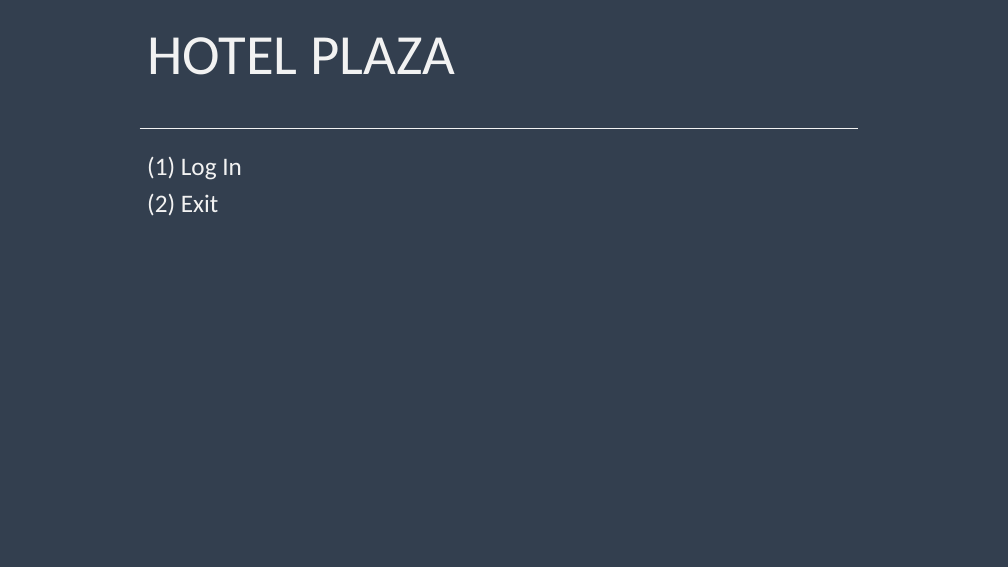
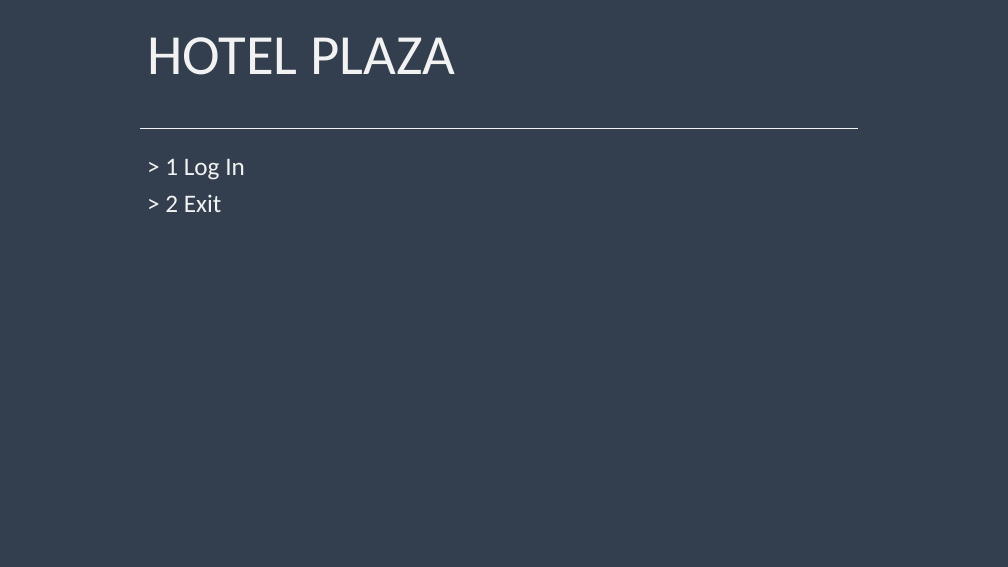
Before and after one commit to Kwandes/hOtEl-tHiNg-HoPe-It-Is-ThE-LaTeSt, a slide deck: slide 1 of Documentation/HP-CLI_example.pptx. Drawn at 1008x567 pixels with LibreOffice and Linux fonts; fonts in the diff are those of the drawing. Boxes give left, top, right and bottom in pixels: in the first picture for what was removed or moved away, otherwise in the second. Text is boxed around its words. In the diff, an @@ line names an element or a change of style, - is before the commit and + after.

```diff
--- a/Documentation/HP-CLI_example.pptx
+++ b/Documentation/HP-CLI_example.pptx
@@ subtitle at bbox=[165, 158, 245, 212]: text changed @@
-(1) Log In
-(2) Exit
+> 1 Log In
+> 2 Exit
```
Also in this commit, not shown: 6 other slides changed, 2 other files.
